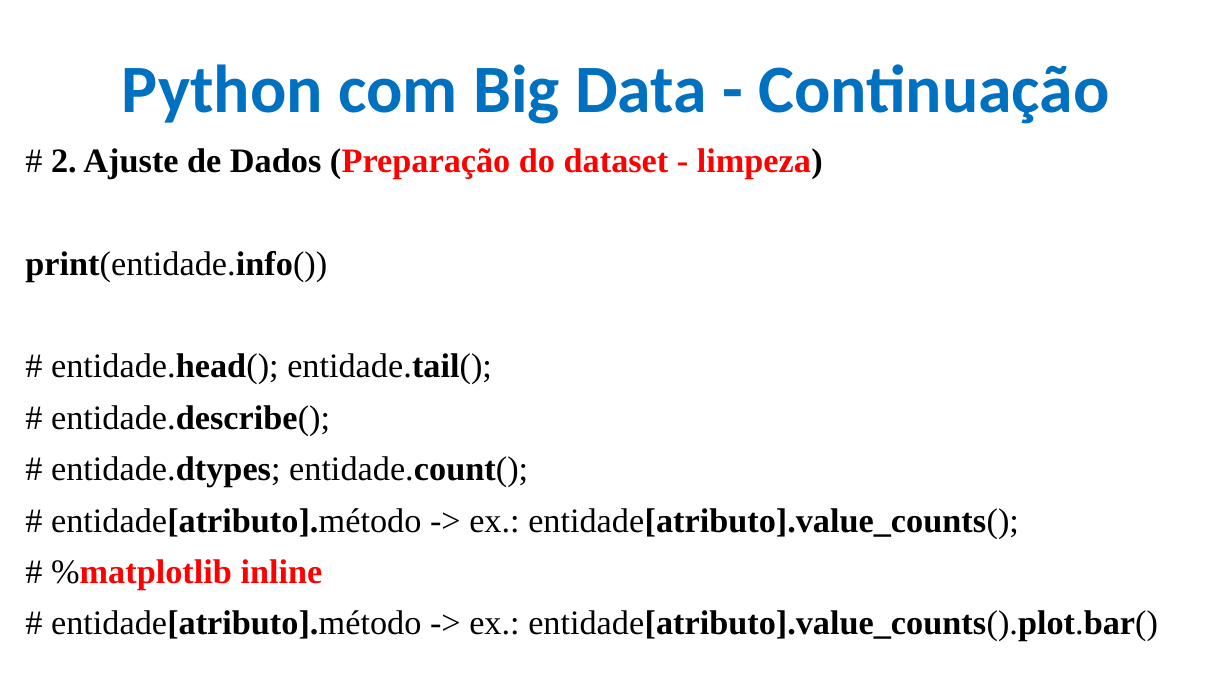
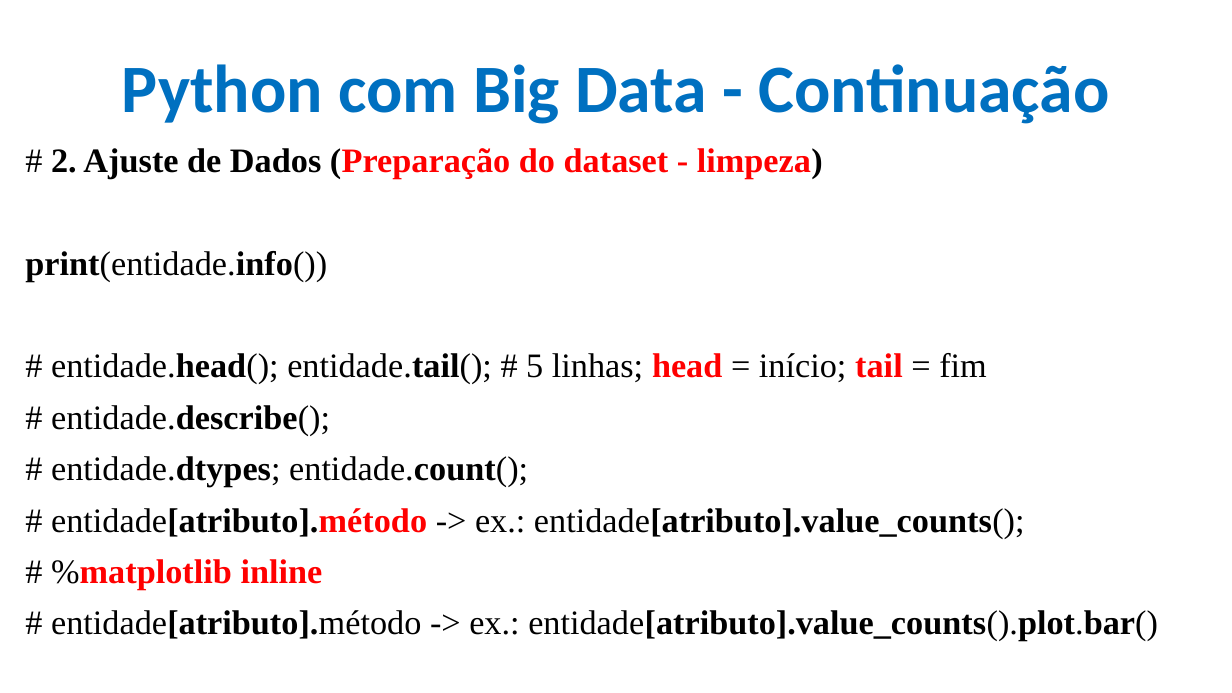
Before and after one commit to CloudEducationBrazil/WydenArea1AplicacaoCloudIndustria40Python, a slide deck: slide 8 of 01 Classes/Aula 11 - Aplicação Cloud Indústria 40 Python Integração Cloud Big Data Parte 2.pptx. Drawn at 1232x693 pixels with LibreOffice and Linux fonts; fonts in the diff are those of the drawing; background and template pictures are left out. Boxes give left, top, right and bottom in pixels: in the first picture for what was removed or moved away, otherwise in the second. Text is boxed around its words. In the diff, an @@ line names an element or a change of style, - is before the commit and + after.

Commit message:
Big Data IoT Python UniRuy Wyden ...

```diff
--- a/01 Classes/Aula 11 - Aplicação Cloud Indústria 40 Python Integração Cloud Big Data Parte 2.pptx
+++ b/01 Classes/Aula 11 - Aplicação Cloud Indústria 40 Python Integração Cloud Big Data Parte 2.pptx
@@ text at (51, 353, 987, 384): text changed @@
-# entidade.head(); entidade.tail();
+# entidade.head(); entidade.tail(); # 5 linhas; head = início; tail = fim
@@ text at (51, 508, 1025, 539): text colour #000000 to #FF0000, bold on in "entidade[atributo].método" @@
```
Also in this commit, not shown: 6 other slides changed, 2 other files.
